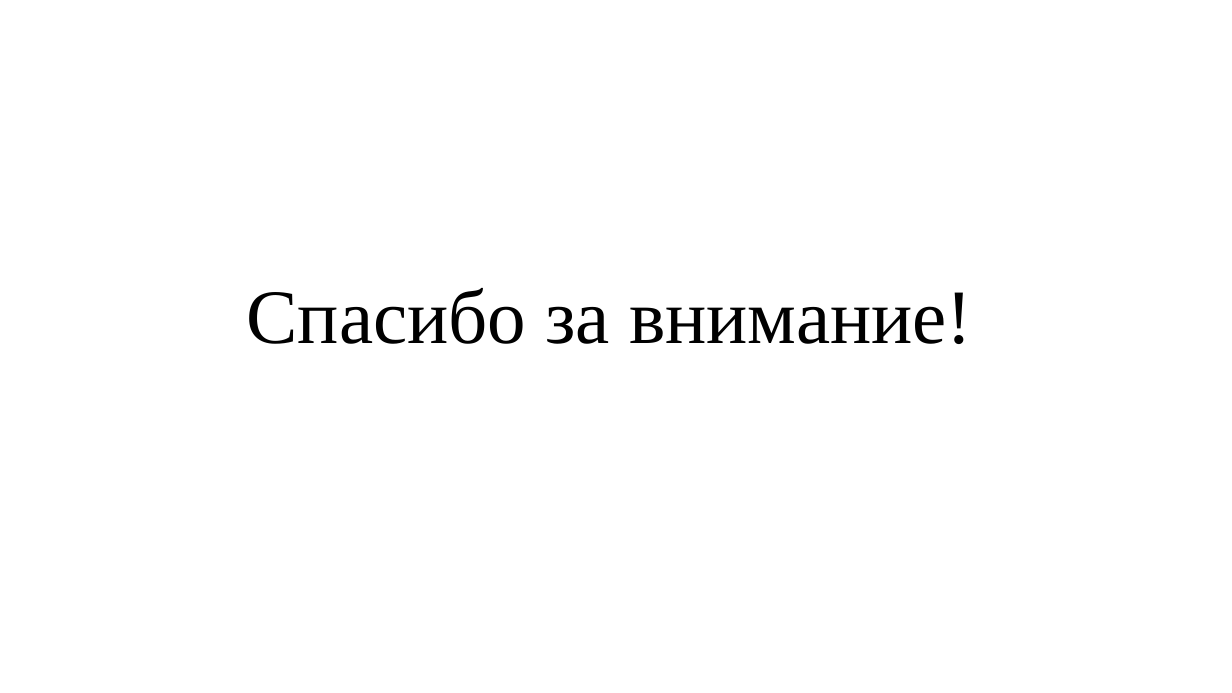
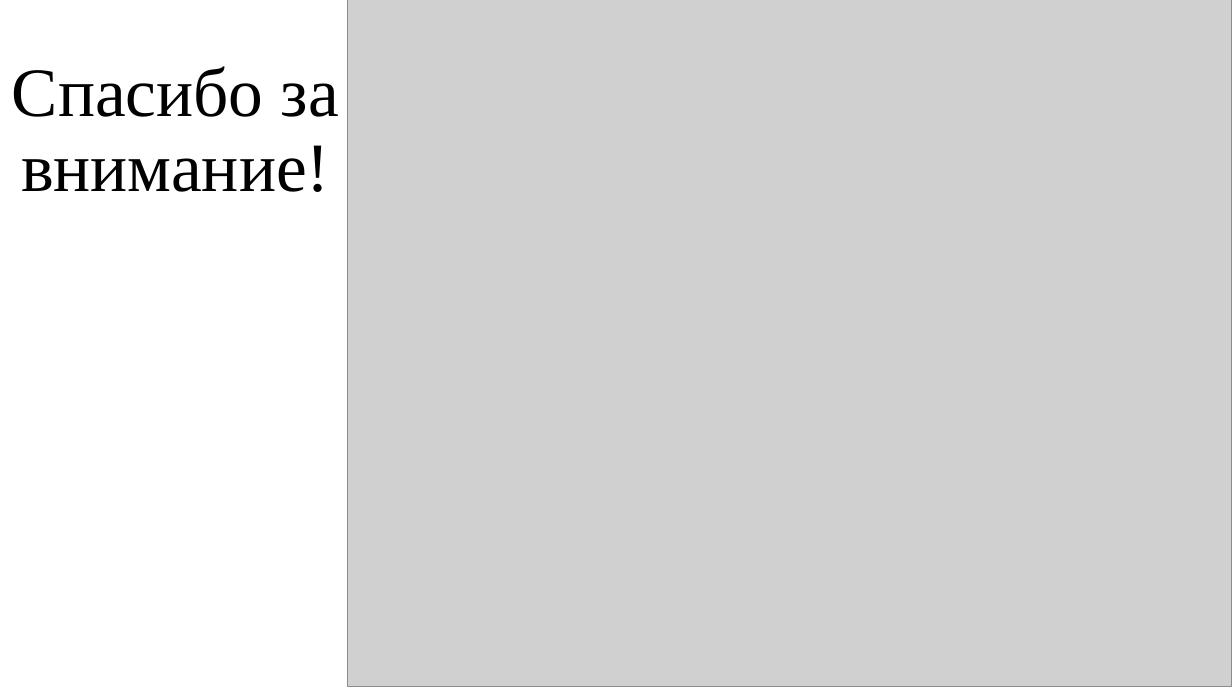
Before and after one commit to MatveyZhikharev/Chess_PyQt, a slide deck: slide 11 of Презентация.pptx (slide 6 before the commit). Drawn at 1232x693 pixels with LibreOffice and Linux fonts; fonts in the diff are those of the drawing; grey boxes stand for pictures. Boxes give left, top, right and bottom in pixels: in the first picture for what was removed or moved away, otherwise in the second. Text is boxed around its words. In the diff, an @@ line names an element or a change of style, - is before the commit and + after.

```diff
--- a/Презентация.pptx
+++ b/Презентация.pptx
@@ picture added at (348, 0, 1232, 687) @@
@@ title "Спасибо за внимание!": place and size @@
-title "Спасибо за внимание!" at (247, 288, 972, 344)
+title "Спасибо за внимание!" at (12, 66, 339, 192)
@@ title "Спасибо за внимание!" at (12, 66, 339, 192): size 60 to 54 pt @@
```
Also in this commit, not shown: 3 other slides changed, 5 slides added, 2 other files.
